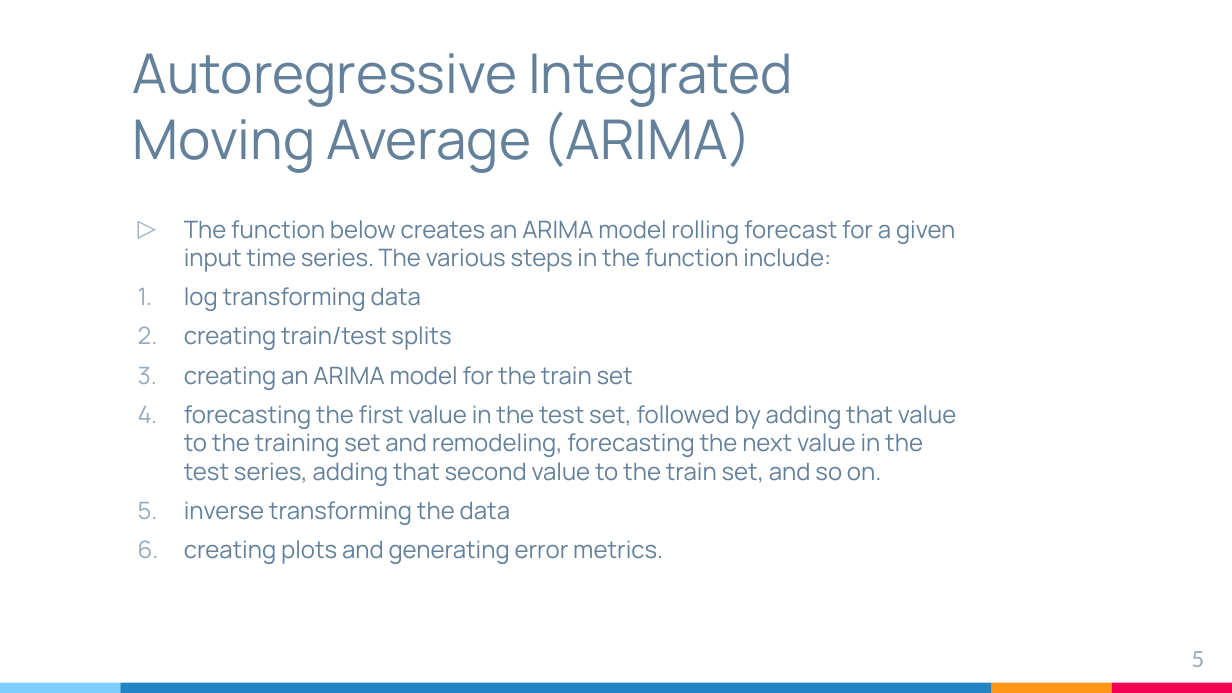
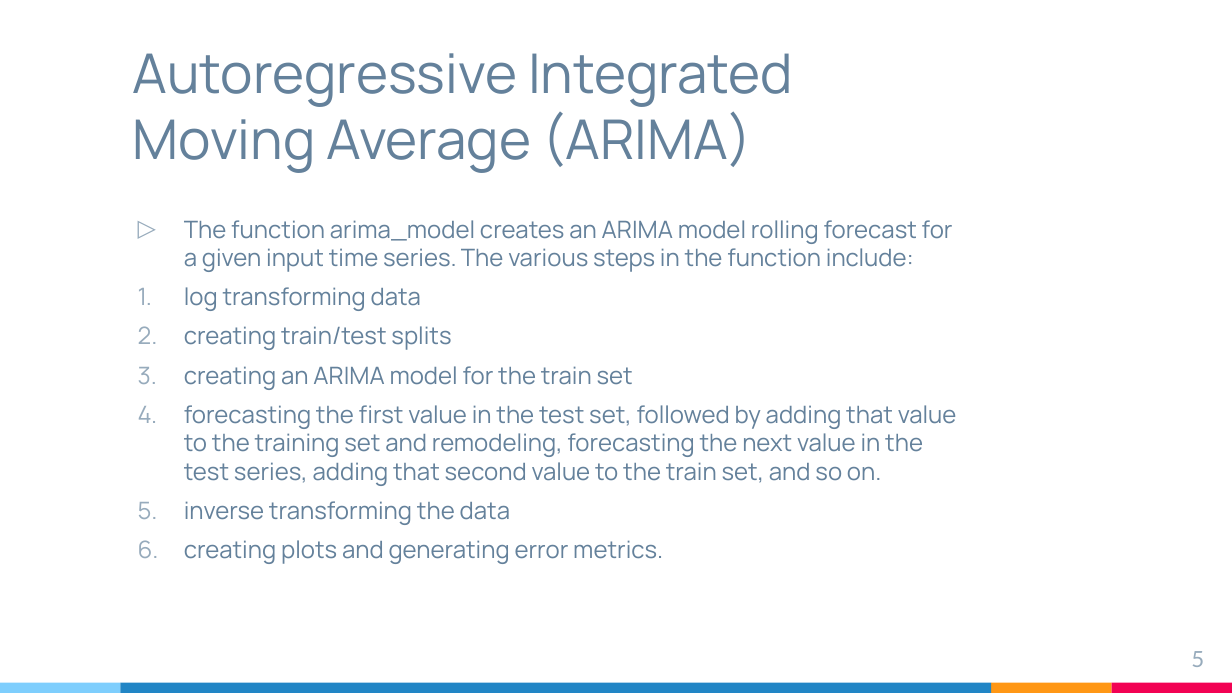
Before and after one commit to i-am-shank/Time-Series-Forecasting, a slide deck: slide 5 of ARIMA_LSTM_presentation.pptx. Drawn at 1232x693 pixels with LibreOffice and Linux fonts; fonts in the diff are those of the drawing. Boxes give left, top, right and bottom in pixels: in the first picture for what was removed or moved away, otherwise in the second. Text is boxed around its words. In the diff, an @@ line names an element or a change of style, - is before the commit and + after.

Commit message:
time series forecasting

```diff
--- a/ARIMA_LSTM_presentation.pptx
+++ b/ARIMA_LSTM_presentation.pptx
@@ text at bbox=[184, 220, 953, 272]: text changed @@
-▷ The function below creates an ARIMA model rolling forecast for a given input time series. The various steps in the function include:
+▷ The function arima_model creates an ARIMA model rolling forecast for a given input time series. The various steps in the function include:
```
Also in this commit, not shown: 2 other slides changed, 3 other files.
